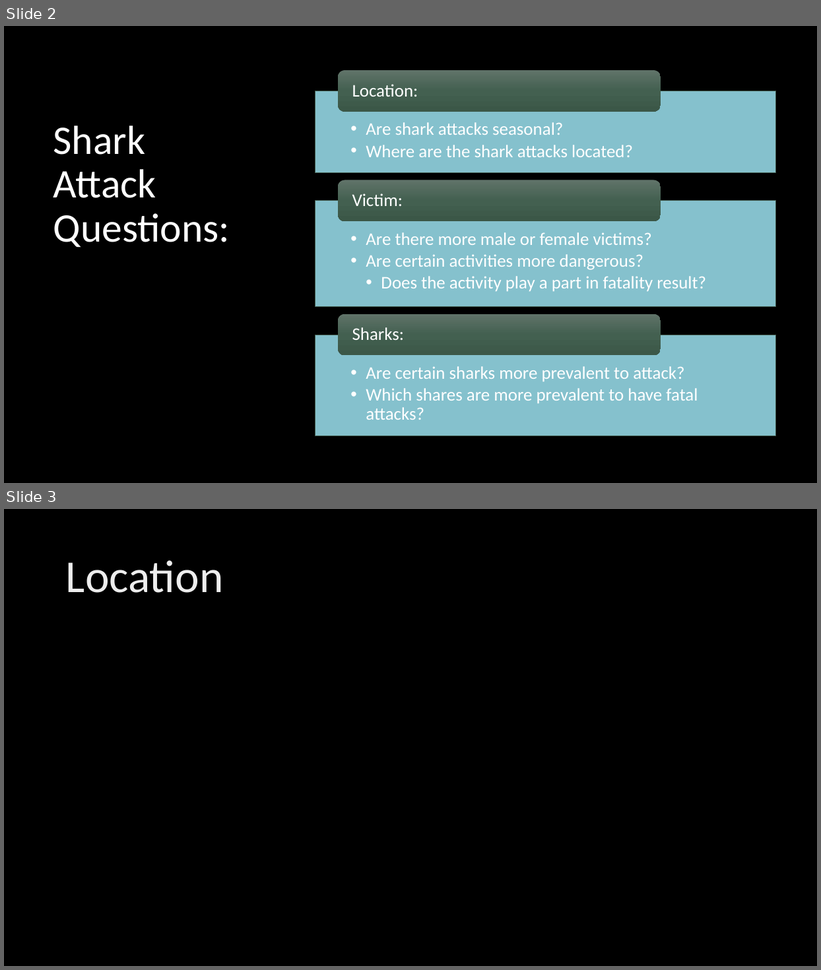
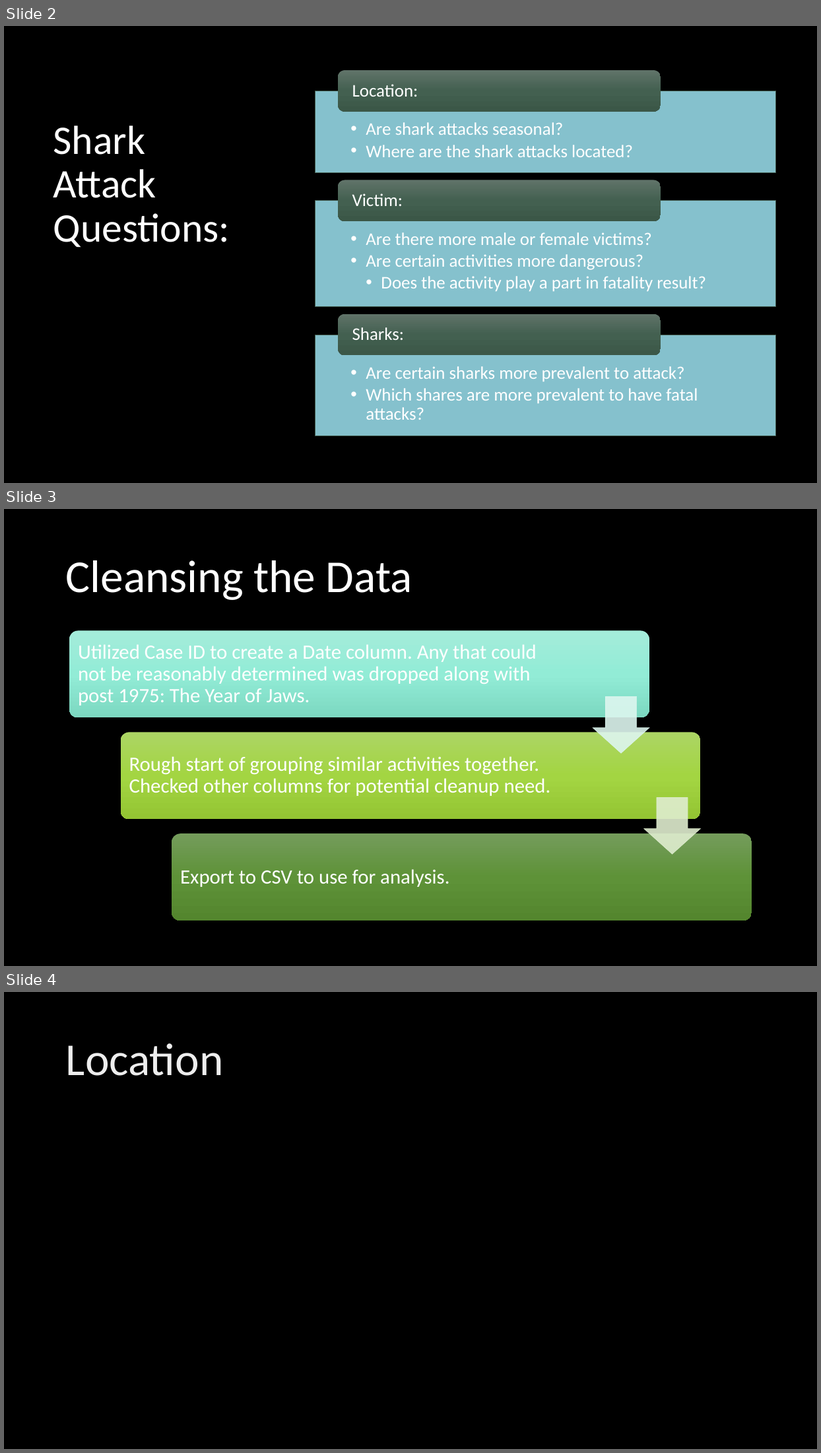
Before and after one commit to staceyj118/Shark-Attacks, a slide deck: Presentation.pptx. Shown one above the other, each under a label of ours: slides 2 and 3 before the commit, slides 2, 3 and 4 after it. The pictures are 821x970 and 821x1453 pixels, drawn with LibreOffice and Linux fonts; fonts in the diff are those of the drawing; background and template pictures are left out. Boxes give left, top, right and bottom in pixels: in the first picture for what was removed or moved away, otherwise in the second. Text is boxed around its words. In the diff, an @@ line names an element or a change of style, - is before the commit and + after.

Commit message:
victim data clean up, presentation update

```diff
--- a/Presentation.pptx
+++ b/Presentation.pptx
@@ slide 3 added at (4,509,817,966), background picture (left out) @@
@@ title added at (66,560,413,600), 54 pt, text #FFFFFF @@
+Cleansing the Data
@@ group added at (69,631,752,921): 3 rounded rectangles, 3 texts, 2 down arrows @@
+Utilized Case ID to create a Date column. Any that could not be reasonably determined was dropped along with post 1975: The Year of Jaws.
+Rough start of grouping similar activities together. Checked other columns for potential cleanup need.
+Export to CSV to use for analysis.
@@ what was slide 3 is now slide 4 @@
```
Also in this commit, not shown: 4 other slides added, 1 other file.
